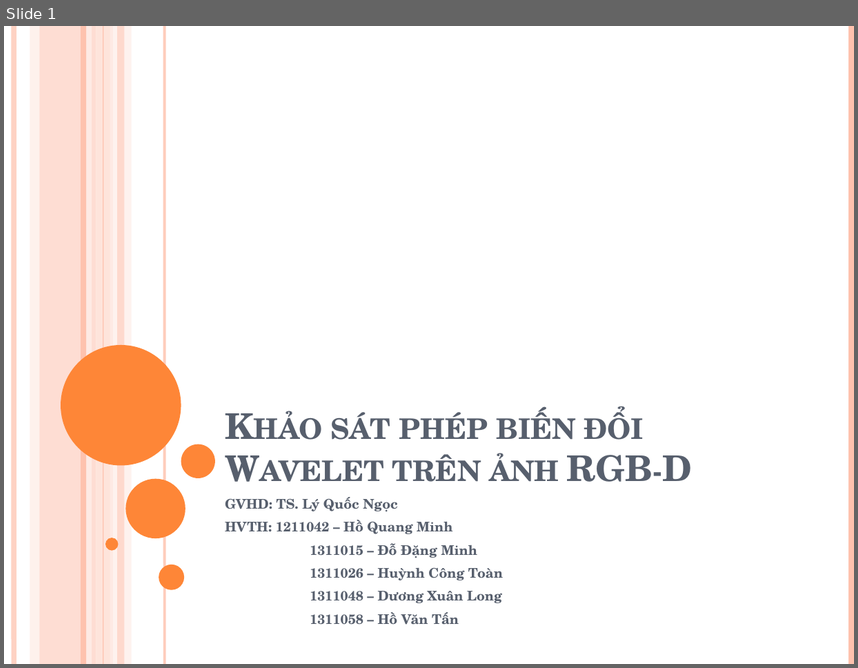
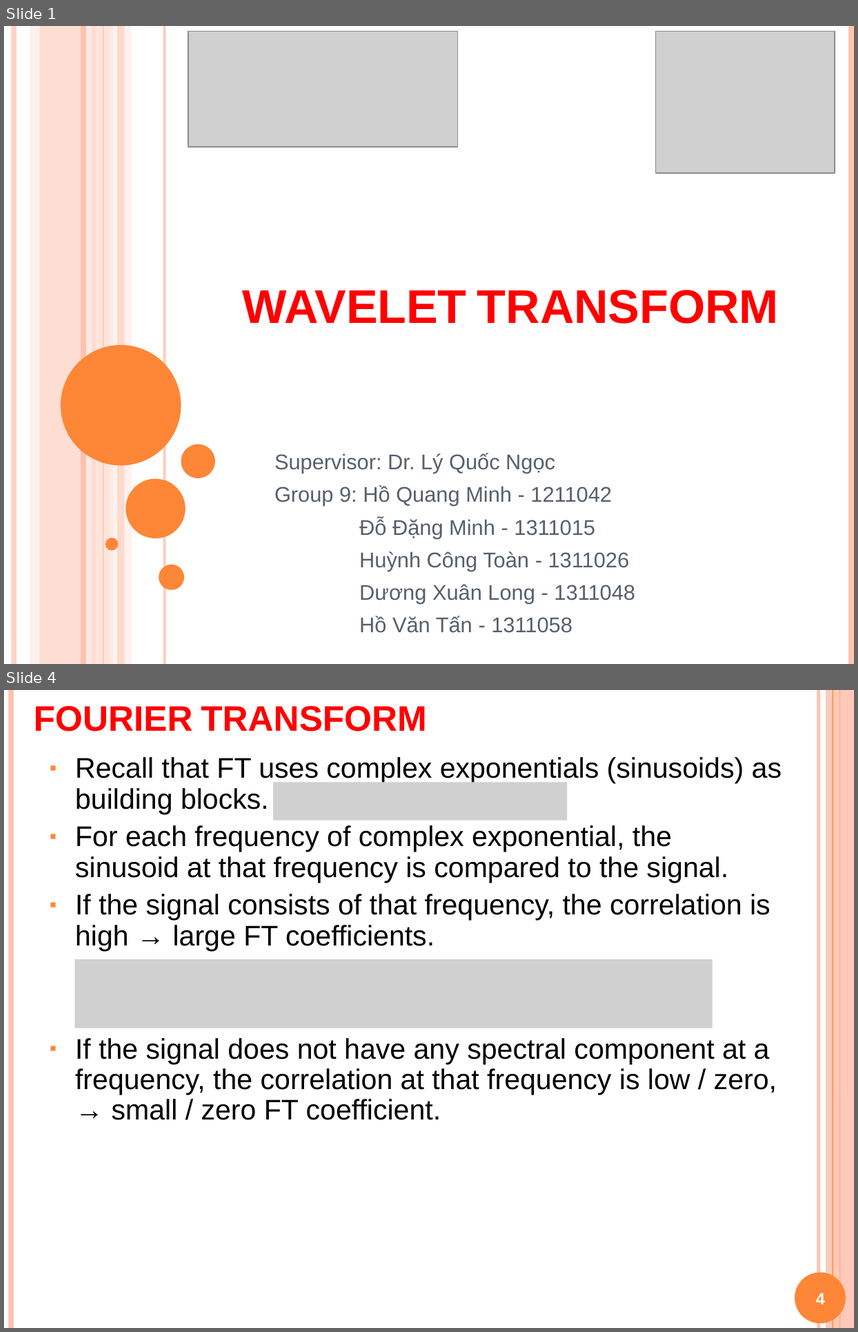
Before and after one commit to Alex7Huynh/dip-g9, a slide deck: 6. PPT/Wavelet transform.pptx. Shown one above the other, each under a label of ours: slide 1 before the commit, slides 1 and 4 after it; the slides between them are not shown. The pictures are 858x668 and 858x1332 pixels, drawn with LibreOffice and Linux fonts; fonts in the diff are those of the drawing; grey boxes stand for pictures. Boxes give left, top, right and bottom in pixels: in the first picture for what was removed or moved away, otherwise in the second. Text is boxed around its words. In the diff, an @@ line names an element or a change of style, - is before the commit and + after.

```diff
--- a/6. PPT/Wavelet transform.pptx
+++ b/6. PPT/Wavelet transform.pptx
@@ slide 4 added at bbox=[4, 690, 854, 1328], background #FFFFFF @@
@@ line added from (11, 690) to (11, 1328), #FEC3AE 4.5 pt @@
@@ title added at bbox=[34, 706, 427, 731], 30 pt, text #FF0000, bold, small capitals @@
+FOURIER TRANSFORM
@@ line added from (818, 690) to (818, 1328), #FEC3AE 3 pt @@
@@ rectangle added at bbox=[826, 690, 854, 1328], fill #FEC3AE at 87% opacity @@
@@ line added from (833, 690) to (833, 1328), #FE8637 0.75 pt @@
@@ line added from (840, 690) to (840, 1328), #FE8637 1.5 pt @@
@@ text added at bbox=[75, 757, 782, 1120], 24 pt, text #000000 @@
+▪ Recall that FT uses complex exponentials (sinusoids) as building blocks.
+▪ For each frequency of complex exponential, the sinusoid at that frequency is compared to the signal.
+▪ If the signal consists of that frequency, the correlation is high → large FT coefficients.
+▪ If the signal does not have any spectral component at a frequency, the correlation at that frequency is low / zero, → small / zero FT coefficient.
@@ picture added at bbox=[274, 782, 568, 820] @@
@@ picture added at bbox=[74, 960, 712, 1028] @@
@@ ellipse added at bbox=[795, 1272, 846, 1323], fill #FE8637 @@
@@ page number added at bbox=[816, 1292, 825, 1304], 14 pt, text #FFFFFF, bold @@
+4
@@ slide 1 changed as well @@
@@ picture added at bbox=[188, 31, 458, 147] @@
@@ picture added at bbox=[656, 31, 835, 173] @@
@@ title at bbox=[242, 290, 779, 323]: text changed; size 30 to 40 pt; font TeX Gyre Schola to Arial; text colour #575F6D to #FF0000 @@
-Khảo sát phép biến đổi Wavelet trên ảnh RGB-D
+WAVELET TRANSFORM
@@ subtitle at bbox=[274, 452, 635, 633]: text changed; size 11.2 to 18 pt; font TeX Gyre Schola to Arial; bold off @@
-GVHD: TS. Lý Quốc Ngọc
-HVTH: 1211042 – Hồ Quang Minh
-1311015 – Đỗ Đặng Minh
-1311026 – Huỳnh Công Toàn
-1311048 – Dương Xuân Long
-1311058 – Hồ Văn Tấn
+Supervisor: Dr. Lý Quốc Ngọc
+Group 9: Hồ Quang Minh - 1211042
+Đỗ Đặng Minh - 1311015
+Huỳnh Công Toàn - 1311026
+Dương Xuân Long - 1311048
+Hồ Văn Tấn - 1311058
```
Also in this commit, not shown: 54 other slides added, 1 slide removed, 2 other files.
